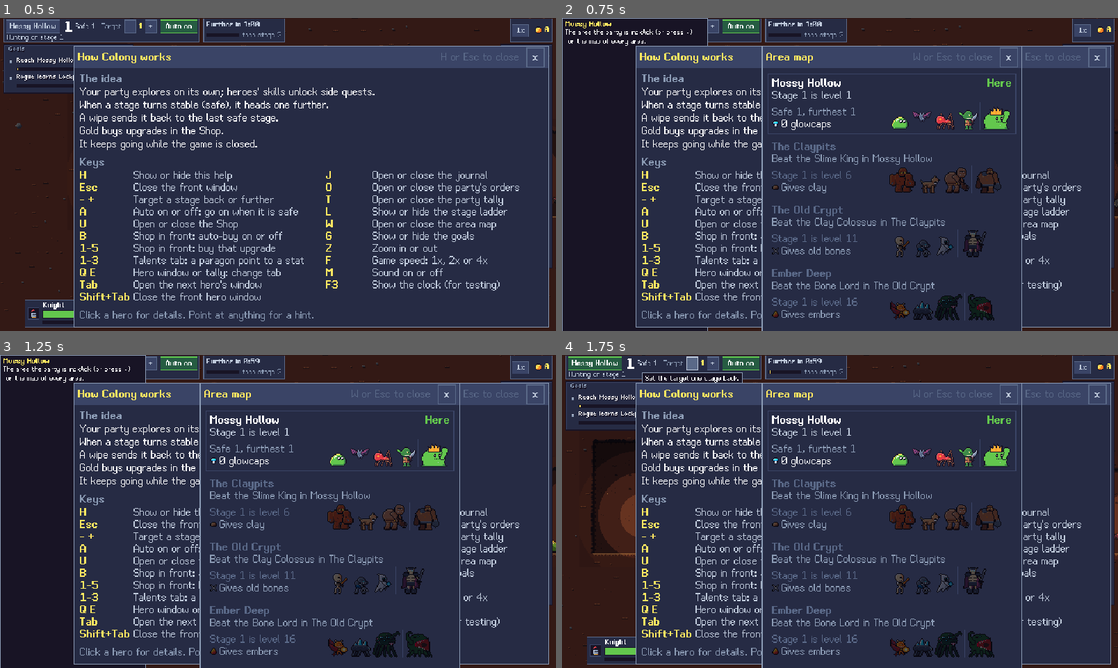
Above: before the commit, frames 1-4 (two rows, left to right).
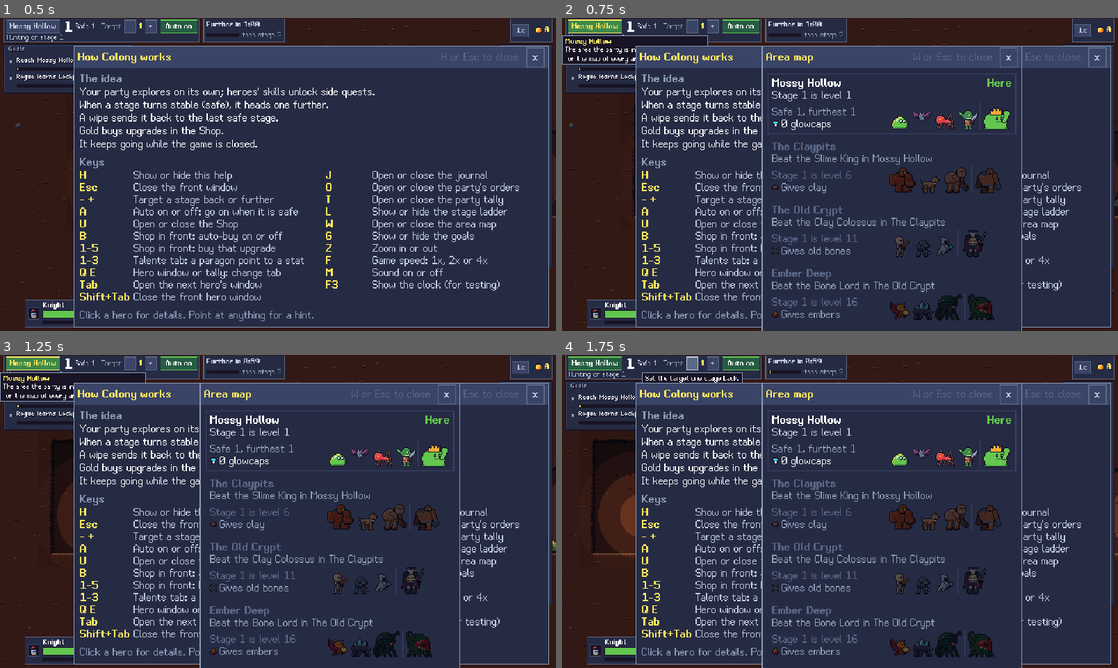
Above: after the commit, the same moments.

Repository: zakpruitt/colony
Game: Godot game, scene res://game/main.tscn
Same seed, same stepped clock (60 frames per second), same inputs: the game is played once before the commit and once after it.
Inputs:
- Up to frame 1 (0.5 s): no input
- Up to frame 2 (0.75 s): click "Mossy Hollow" at 0.5 s
- Up to frame 3 (1.25 s): no input
- Up to frame 4 (1.75 s): click "-" at 1.25 s

Frame 1 is identical in both runs. In frame 2, 12% of the frame differs, in the area x 0-27%, y 0-100%; in frame 3, 11%; in frame 4, nothing differs.

Commit message:
fix(ui): size a wrapped tooltip by its lines
A wrapping label's height is only right once its container has sorted it, a frame later, so the first showing came out hundreds of pixels tall and was clamped back over the piece it explained. The box is now sized from the label's lines at its wrap width, and spec 061's R7 test checks a tip is no taller than its lines.

Diff:
--- a/game/ui/ui_tip.gd
+++ b/game/ui/ui_tip.gd
@@ -171,9 +171,21 @@
 	for line: String in text.split("\n"):
 		widest = maxf(widest, UiText.width(line) - UiText.SPACING)
 	label.autowrap_mode = TextServer.AUTOWRAP_WORD_SMART
-	label.custom_minimum_size.x = minf(widest + 1.0, WIDTH)
+	var width: float = minf(widest + 1.0, WIDTH)
+	label.custom_minimum_size.x = width
+	# A wrapping label's height is its lines at its width now: give it that width before asking,
+	# or it wraps at whatever width it had and the box comes out too tall.
+	label.size = Vector2(width, 0.0)
+	# The containers' minimum sizes catch up only on the next frame, so the box is sized by hand:
+	# the title, the wrapped lines and the panel's padding.
+	var inner := Vector2(width, label.get_minimum_size().y)
+	if title_label.visible:
+		var title_size: Vector2 = title_label.get_combined_minimum_size()
+		inner.x = maxf(inner.x, title_size.x)
+		inner.y += title_size.y + float(_box.get_theme_constant(&"separation"))
+	var pad: Vector2 = get_theme_stylebox(&"panel").get_minimum_size()
 	reset_size()
-	size = get_combined_minimum_size()
+	size = (inner + pad).ceil()
 	_place()
 	visible = true
 
--- a/tests/acceptance/test_061_the_frame_of_the_screen.gd
+++ b/tests/acceptance/test_061_the_frame_of_the_screen.gd
@@ -489,6 +489,10 @@
 		box.intersects(control.get_global_rect()), "%s: never over what it explains" % what
 	)
 	assert_eq(tip.label.get_theme_font(&"font"), UiText.font(), "%s: in the UI font" % what)
+	var lines: int = tip.label.get_line_count() + (1 if tip.title_label.visible else 0)
+	assert_lte(
+		box.size.y, lines * (UiText.LINE_HEIGHT + 4) + 12.0, "%s: as tall as its lines" % what
+	)
 
 
 # --- R8 ------------------------------------------------------------------------
